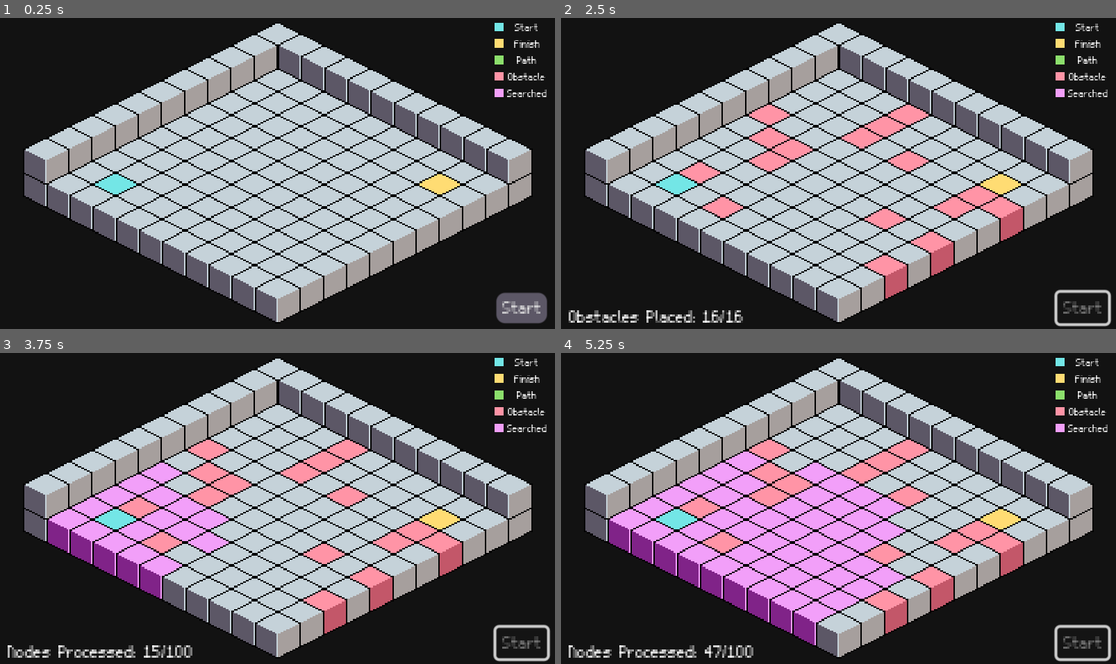
Above: before the commit, frames 1-4 (two rows, left to right).
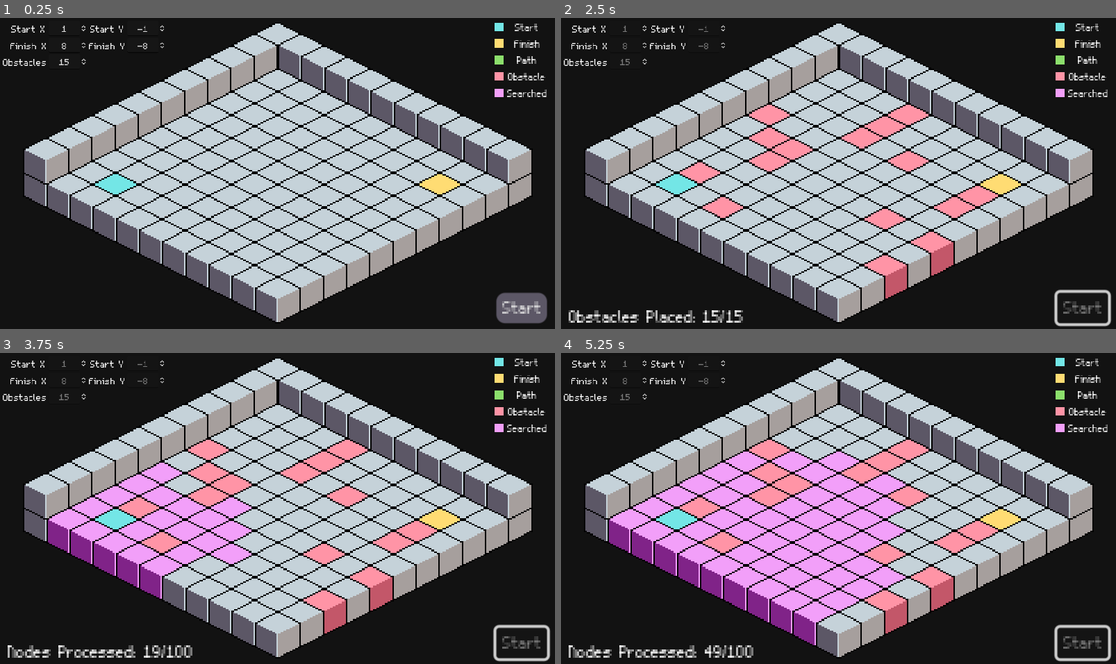
Above: after the commit, the same moments.

Repository: COMP359/Godot-Grassfire-Simulator
Game: Godot game, scene res://scenes/main.tscn
Same seed, same stepped clock (60 frames per second), same inputs: the game is played once before the commit and once after it.
Inputs (mouse positions are in pixels of both pictures, inside the frame that each line leads up to):
- Up to frame 1 (0.25 s): no input
- Up to frame 2 (2.5 s): click "Start" at 0.5 s; tap Enter at 1.25 s; move the mouse to (960, 157) at 1.27 s; hold Shift 1.28-2 s; click (960, 157) at 1.42 s; drag from (727, 189) to (810, 235) at 2.02 s
- Up to frame 3 (3.75 s): tap Space at 2.75 s; move the mouse to (333, 440) at 2.77 s; tap Ctrl at 2.85 s; click (333, 440) at 2.92 s; drag from (249, 570) to (111, 461) at 3.52 s
- Up to frame 4 (5.25 s): move the mouse to (1005, 555) at 4.27 s; tap Alt at 4.35 s; click (1005, 555) at 4.42 s; drag from (672, 461) to (755, 430) at 5.02 s

The runs differ from the first frame. In frame 1, 0.4% of the frame differs, in the area x 0-30%, y 2-16%; in frame 2, 1.0%; in frame 3, 2.1%, in the area x 0-84%, y 2-98%; in frame 4, 1.8%.

Commit message:
Added UI for Start, Finish and Obstacle Nodes
Co-Authored-By: Braedon McRae <114954354+BraedonM@users.noreply.github.com>
Co-Authored-By: Angad Kahlon <140554537+angadkahlon@users.noreply.github.com>

Diff:
--- a/scenes/main.gd
+++ b/scenes/main.gd
@@ -6,6 +6,11 @@
 @onready var label = $label
 @onready var finished_label = $finished_label
 @onready var start = $start
+@onready var start_x_value = $cord_legend/start_x_value
+@onready var start_y_value = $cord_legend/start_y_value
+@onready var finish_x_value = $cord_legend/finish_x_value
+@onready var finish_y_value = $cord_legend/finish_y_value
+@onready var obstacle_value = $obstacle_legend/obstacle_value
 
 var grid = []
 var grid_width = 10
@@ -13,11 +18,11 @@
 var grassfire_search = []
 var searched_nodes = []
 
-@export_range(0, 9) var start_position_x = 0
-@export_range(-9, 0) var start_position_y = 0
-@export_range(0, 9) var finish_position_x = 9
-@export_range(-9, 0) var finish_position_y = -9
-@export_range(0, 25, 0.5) var percentage_obstacles: float = 10
+@export_range(0, 9) var start_position_x = 1
+@export_range(-9, 0) var start_position_y = -1
+@export_range(0, 9) var finish_position_x = 8
+@export_range(-9, 0) var finish_position_y = -8
+@export_range(0, 70) var percentage_obstacles = 15
 
 var empty_cube = Vector2i(0,0)
 var obstacle_cube = Vector2i(1,0)
@@ -46,14 +51,17 @@
 	grid[finish_position_x][-finish_position_y] = -2
 
 func _on_start_pressed():
-	start.set_disabled(true)
-	search_sound.pitch_scale = 1
-	clear_grid()
-	create_obstacles()
-	grassfire_search_algo()
+	if (start_position_x == finish_position_x and start_position_y == finish_position_y):
+		label.text = "Change Start or Finish"
+	else:
+		set_ui(true)
+		search_sound.pitch_scale = 1
+		clear_grid()
+		create_obstacles()
+		grassfire_search_algo()
 
 func create_obstacles():
-	var numberOfObstacles = int(percentage_obstacles + 0.5)
+	var numberOfObstacles = percentage_obstacles
 	var obstaclesPlaced = 0
 
 	while obstaclesPlaced < numberOfObstacles:
@@ -87,7 +95,7 @@
 	return 0 <= x and x <= 9 and -9 <= y and y <= 0 and grid[x][-y] == 0
 
 func grassfire_search_algo():
-	var numberOfObstacles = int(percentage_obstacles + 0.5)
+	var numberOfObstacles = percentage_obstacles
 	await get_tree().create_timer((numberOfObstacles / 2.0 * (0.15 + 0.05)) + 1).timeout # wait for obstacles to be created
 	grassfire_search.append(Vector2i(start_position_x, start_position_y))
 
@@ -187,8 +195,47 @@
 	await get_tree().create_timer(0.15).timeout
 	search_sound.pitch_scale = 4
 	search_sound.play()
-	start.set_disabled(false)
+	set_ui(false)
 
 func add_to_set(element):
 	if element not in searched_nodes:
 		searched_nodes.append(element)
+
+func _on_start_x_value_value_changed(value):
+	clear_grid()
+	label.text = ""
+	tilemap.set_cell(0, Vector2i(start_position_x, start_position_y), 0, empty_cube)
+	start_position_x = int(value)
+	tilemap.set_cell(0, Vector2i(start_position_x, start_position_y), 0, start_cube)
+
+func _on_start_y_value_value_changed(value):
+	clear_grid()
+	label.text = ""
+	tilemap.set_cell(0, Vector2i(start_position_x, start_position_y), 0, empty_cube)
+	start_position_y = int(value)
+	tilemap.set_cell(0, Vector2i(start_position_x, start_position_y), 0, start_cube)
+
+func _on_finish_x_value_value_changed(value):
+	clear_grid()
+	label.text = ""
+	tilemap.set_cell(0, Vector2i(finish_position_x, finish_position_y), 0, empty_cube)
+	finish_position_x = int(value)
+	tilemap.set_cell(0, Vector2i(finish_position_x, finish_position_y), 0, finish_cube)
+
+func _on_finish_y_value_value_changed(value):
+	clear_grid()
+	label.text = ""
+	tilemap.set_cell(0, Vector2i(finish_position_x, finish_position_y), 0, empty_cube)
+	finish_position_y = int(value)
+	tilemap.set_cell(0, Vector2i(finish_position_x, finish_position_y), 0, finish_cube)
+
+func _on_obstacle_value_value_changed(value):
+	percentage_obstacles = int(value)
+
+func set_ui(value):
+	start.set_disabled(value)
+	start_x_value.set_editable(!value)
+	start_y_value.set_editable(!value)
+	finish_x_value.set_editable(!value)
+	finish_y_value.set_editable(!value)
+	obstacle_value.set_editable(!value)
--- a/scenes/main.tscn
+++ b/scenes/main.tscn
@@ -43,6 +43,14 @@
 font = ExtResource("2_pc42s")
 shadow_size = 0
 
+[sub_resource type="LabelSettings" id="LabelSettings_pueqe"]
+font = ExtResource("2_pc42s")
+font_size = 33
+
+[sub_resource type="Theme" id="Theme_o42bo"]
+default_font = ExtResource("2_pc42s")
+default_font_size = 32
+
 [sub_resource type="Theme" id="Theme_2x8ml"]
 default_font = ExtResource("2_pc42s")
 default_font_size = 0
@@ -66,11 +74,6 @@
 
 [node name="main" type="Node2D"]
 script = ExtResource("1_joo28")
-start_position_x = 1
-start_position_y = -1
-finish_position_x = 8
-finish_position_y = -8
-percentage_obstacles = 16.0
 
 [node name="tilemap" type="TileMap" parent="."]
 y_sort_enabled = true
@@ -169,6 +172,110 @@
 text = "Searched"
 label_settings = SubResource("LabelSettings_s0btu")
 
+[node name="cord_legend" type="GridContainer" parent="."]
+custom_minimum_size = Vector2(20, 100)
+anchors_preset = 6
+anchor_left = 1.0
+anchor_top = 0.5
+anchor_right = 1.0
+anchor_bottom = 0.5
+offset_left = 13.0
+offset_top = 3.0
+offset_right = 365.0
+offset_bottom = 103.0
+grow_horizontal = 0
+grow_vertical = 2
+scale = Vector2(0.3, 0.3)
+size_flags_horizontal = 4
+size_flags_vertical = 4
+columns = 4
+
+[node name="start_x" type="Label" parent="cord_legend"]
+layout_mode = 2
+size_flags_horizontal = 4
+text = "Start X"
+label_settings = SubResource("LabelSettings_pueqe")
+
+[node name="start_x_value" type="SpinBox" parent="cord_legend"]
+layout_mode = 2
+theme = SubResource("Theme_o42bo")
+max_value = 9.0
+value = 1.0
+alignment = 1
+
+[node name="start_y" type="Label" parent="cord_legend"]
+layout_mode = 2
+size_flags_horizontal = 4
+text = "Start Y
+"
+label_settings = SubResource("LabelSettings_pueqe")
+
+[node name="start_y_value" type="SpinBox" parent="cord_legend"]
+layout_mode = 2
+theme = SubResource("Theme_o42bo")
+min_value = -9.0
+max_value = 0.0
+value = -1.0
+alignment = 1
+
+[node name="finish_x" type="Label" parent="cord_legend"]
+layout_mode = 2
+size_flags_horizontal = 4
+text = "Finish X"
+label_settings = SubResource("LabelSettings_pueqe")
+
+[node name="finish_x_value" type="SpinBox" parent="cord_legend"]
+layout_mode = 2
+theme = SubResource("Theme_o42bo")
+max_value = 9.0
+value = 8.0
+alignment = 1
+
+[node name="finish_y" type="Label" parent="cord_legend"]
+layout_mode = 2
+size_flags_horizontal = 4
+text = "Finish Y"
+label_settings = SubResource("LabelSettings_pueqe")
+
+[node name="finish_y_value" type="SpinBox" parent="cord_legend"]
+layout_mode = 2
+theme = SubResource("Theme_o42bo")
+min_value = -9.0
+max_value = 0.0
+value = -8.0
+alignment = 1
+
+[node name="obstacle_legend" type="GridContainer" parent="."]
+custom_minimum_size = Vector2(20, 20)
+anchors_preset = 6
+anchor_left = 1.0
+anchor_top = 0.5
+anchor_right = 1.0
+anchor_bottom = 0.5
+offset_left = 2.0
+offset_top = 26.0
+offset_right = 354.0
+offset_bottom = 126.0
+grow_horizontal = 0
+grow_vertical = 2
+scale = Vector2(0.3, 0.3)
+size_flags_horizontal = 4
+size_flags_vertical = 4
+columns = 4
+
+[node name="obstacle" type="Label" parent="obstacle_legend"]
+layout_mode = 2
+size_flags_horizontal = 4
+text = "Obstacles"
+label_settings = SubResource("LabelSettings_pueqe")
+
+[node name="obstacle_value" type="SpinBox" parent="obstacle_legend"]
+layout_mode = 2
+theme = SubResource("Theme_o42bo")
+max_value = 70.0
+value = 15.0
+alignment = 1
+
 [node name="start" type="Button" parent="."]
 offset_left = 343.0
 offset_top = 191.0
@@ -205,4 +312,9 @@
 [node name="search_sound" type="AudioStreamPlayer2D" parent="."]
 stream = ExtResource("5_xa0j6")
 
+[connection signal="value_changed" from="cord_legend/start_x_value" to="." method="_on_start_x_value_value_changed"]
+[connection signal="value_changed" from="cord_legend/start_y_value" to="." method="_on_start_y_value_value_changed"]
+[connection signal="value_changed" from="cord_legend/finish_x_value" to="." method="_on_finish_x_value_value_changed"]
+[connection signal="value_changed" from="cord_legend/finish_y_value" to="." method="_on_finish_y_value_value_changed"]
+[connection signal="value_changed" from="obstacle_legend/obstacle_value" to="." method="_on_obstacle_value_value_changed"]
 [connection signal="pressed" from="start" to="." method="_on_start_pressed"]
Not shown: 1 places in scenes/main.tscn that only renumber resources
Not shown, changed: README.md
